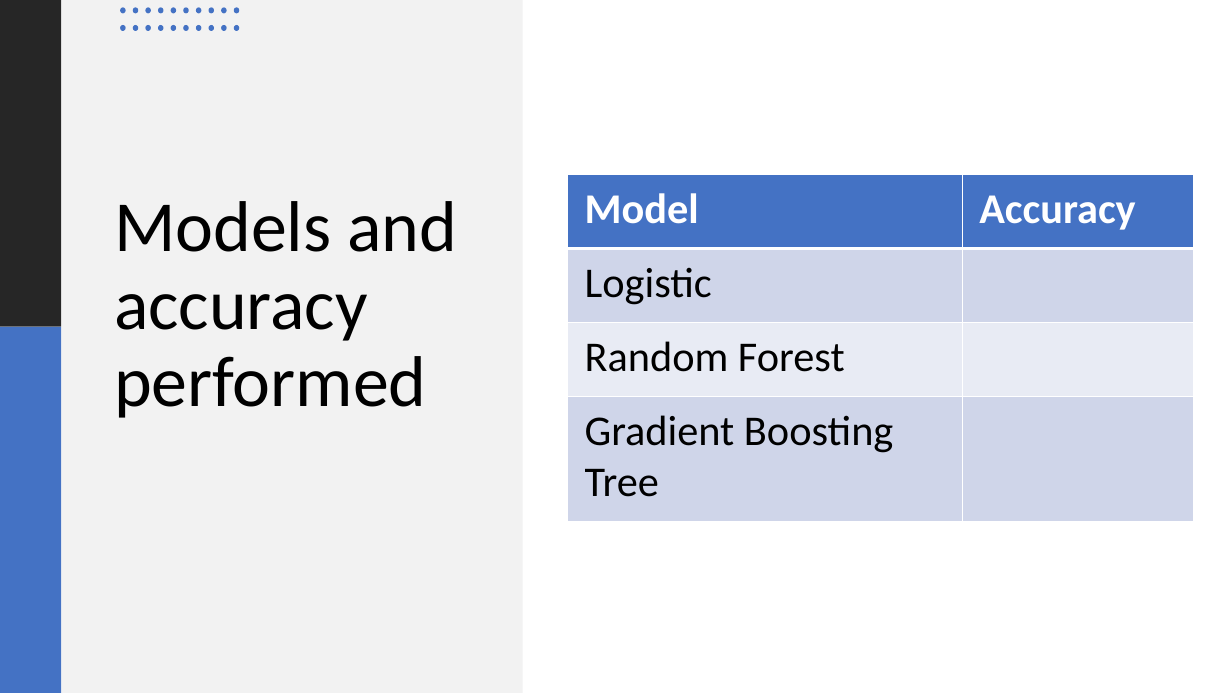
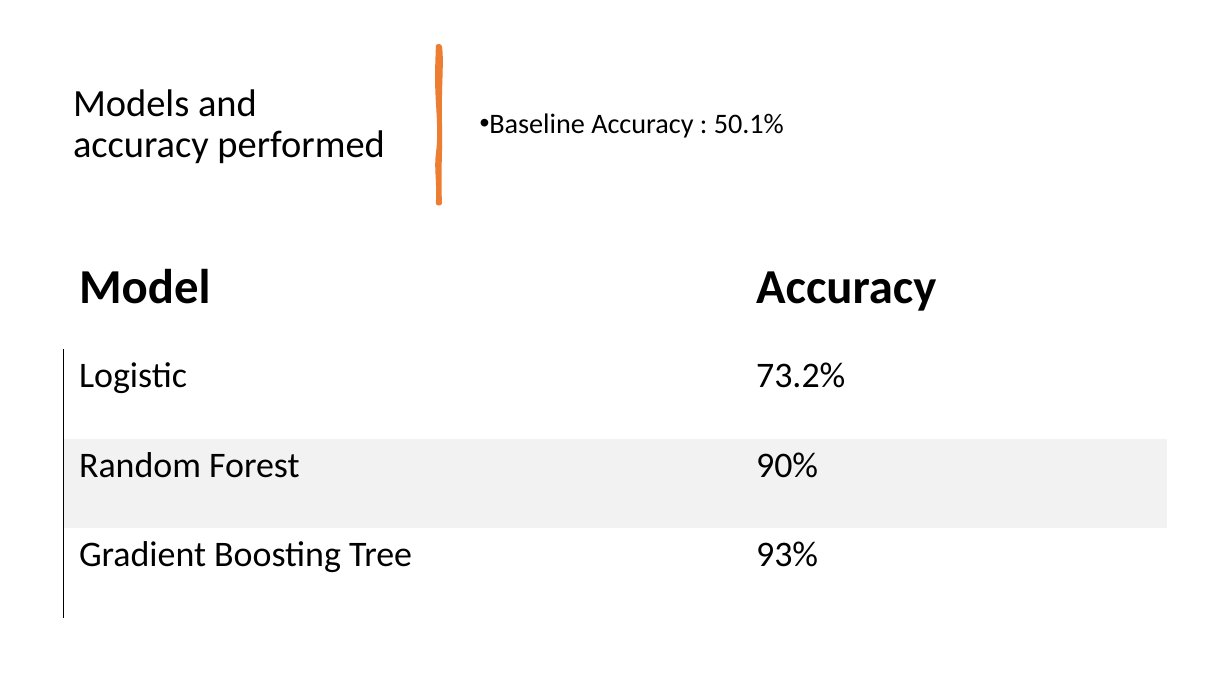
Before and after one commit to dudyalasaisumanth/bigdataproject, a slide deck: slide 14 of presentation.pptx (slide 11 before the commit). Drawn at 1232x693 pixels with LibreOffice and Linux fonts; fonts in the diff are those of the drawing. Boxes give left, top, right and bottom in pixels: in the first picture for what was removed or moved away, otherwise in the second. Text is boxed around its words. In the diff, an @@ line names an element or a change of style, - is before the commit and + after.

```diff
--- a/presentation.pptx
+++ b/presentation.pptx
@@ rectangle removed at [0, 0, 61, 327] @@
@@ rectangle removed at [61, 0, 522, 693] @@
@@ group removed at [120, 7, 239, 30]: 20 ellipses @@
@@ title "Models and accuracy performed": place and size @@
-title "Models and accuracy performed" at [114, 201, 458, 418]
+title "Models and accuracy performed" at [73, 89, 384, 164]
@@ title "Models and accuracy performed" at [73, 89, 384, 164]: size 56 to 30 pt; vertical alignment bottom to middle @@
@@ freeform shape added at [438, 46, 440, 203], fill #ED7D31, outline #ED7D31 3.25 pt @@
@@ text added at [489, 113, 784, 138], 22 pt, text #000000 @@
+• Baseline Accuracy : 50.1%
@@ table at [64, 245, 1167, 618] @@
-row 2, column 2: 
+row 2, column 2: 73.2%
-row 3, column 2: 
+row 3, column 2: 90%
-row 4, column 2: 
+row 4, column 2: 93%
@@ fill #4472C4 to none in row 1 @@
@@ fill #CFD5EA to none in 4 cells @@
@@ fill #E9EBF5 to #F2F2F2 in row 3 @@
@@ size 33 to 38 pt, text colour #FFFFFF to #000000 in "Model", "Accuracy" @@
@@ size 33 to 28 pt in "Logistic", "Random Forest", "Gradient Boosting Tree" @@
@@ borders changed @@
@@ table: place and size @@
-table at [568, 175, 1194, 521]
+table at [64, 245, 1167, 618]
@@ rectangle removed at [0, 327, 61, 693] @@
```
Also in this commit, not shown: 9 other slides changed, 6 slides added, 2 slides removed, 12 other files.
